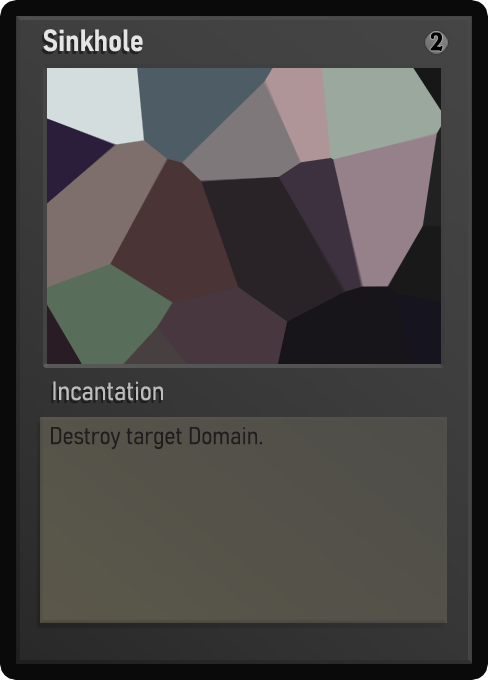
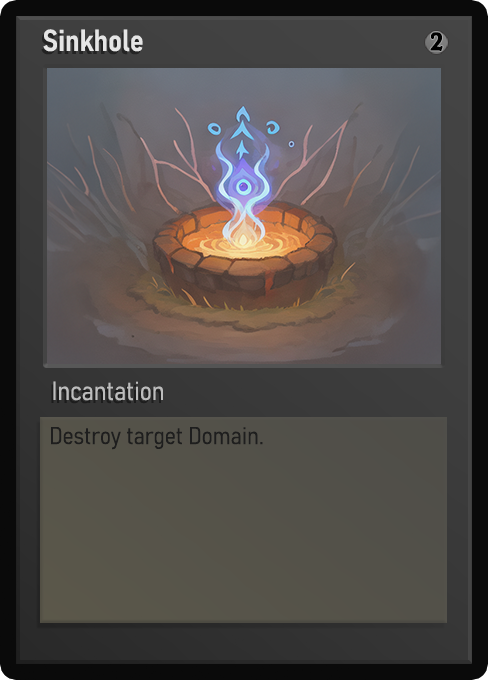
Layered file, before and after one edit (488x680). Changes by layer:
painted on "Name" over (x1=44, y1=29, x2=142, y2=52)
painted on "Class" over (x1=72, y1=386, x2=151, y2=401)
painted on "Desc_norm" over (x1=59, y1=427, x2=263, y2=450)
painted on "Artwork" over (x1=47, y1=68, x2=441, y2=364)
